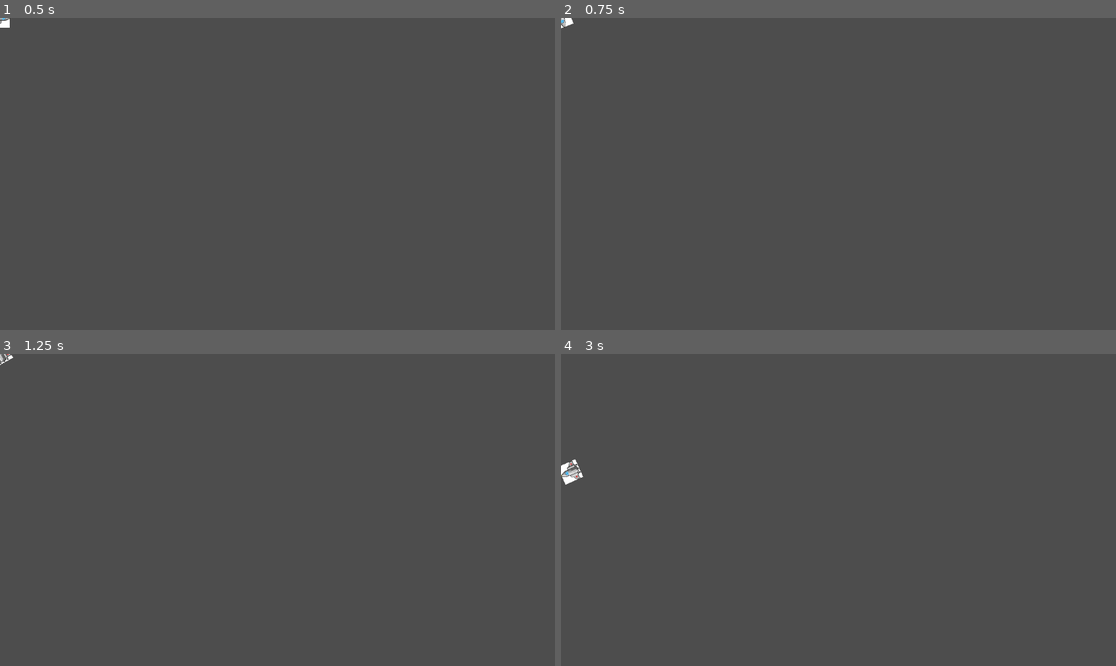
Above: before the commit, frames 1-4 (two rows, left to right).
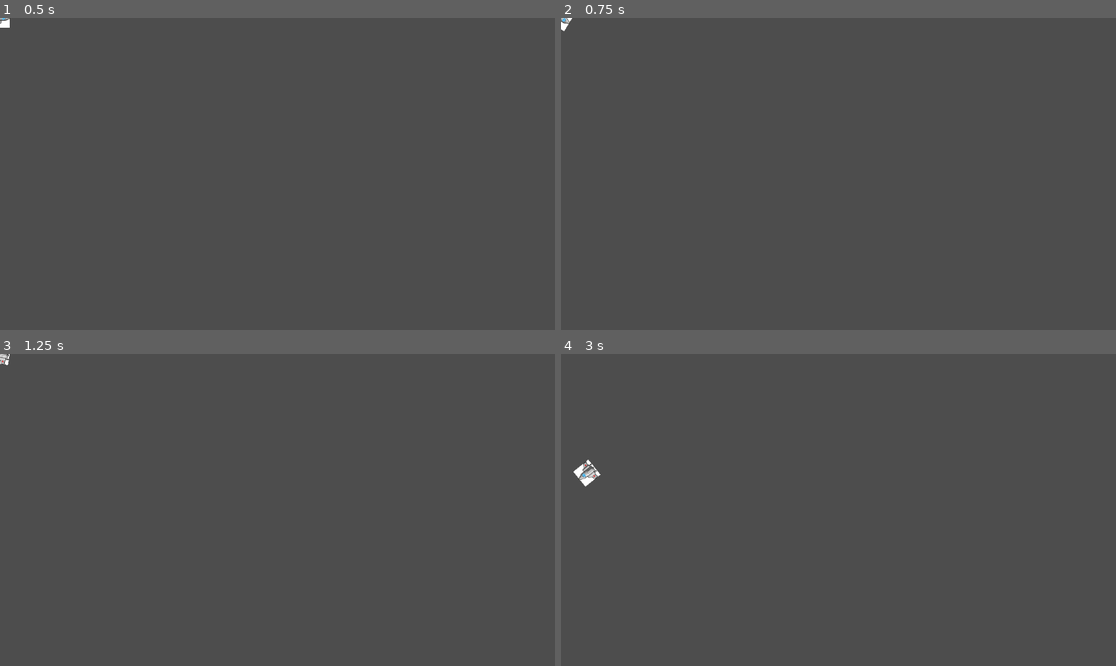
Above: after the commit, the same moments.

Repository: GreatSandwiches/Orbital-Obliteration
Game: Godot game, scene res://player1.tscn
Same seed, same stepped clock (60 frames per second), same inputs: the game is played once before the commit and once after it.
Inputs:
- Up to frame 1 (0.5 s): no input
- Up to frame 2 (0.75 s): tap Enter at 0.5 s; hold Right (ui_right) from 0.53 s (still down)
- Up to frame 3 (1.25 s): keep holding Right (ui_right)
- Up to frame 4 (3 s): release Right (ui_right) at 1.28 s; hold Down (ui_down) 1.28-2.03 s; hold Right (ui_right) 2.03-2.78 s; hold Up (ui_up) from 2.78 s (still down)

Frame 1 is identical in both runs. In frame 2, less than 0.1% of the frame differs, in the area x 0-3%, y 0-5%; in frame 3, less than 0.1%; in frame 4, 0.4%, in the area x 0-8%, y 33-43%.

Commit message:
Update player1.gd

Diff:
--- a/player1.gd
+++ b/player1.gd
@@ -1,24 +1,33 @@
 extends CharacterBody2D
 
 var speed = 10000
+var target_rotation = 0.0
+
 # Called when the node enters the scene tree for the first time.
 func _ready():
 	pass # Replace with function body.
 
-
 # Called every frame. 'delta' is the elapsed time since the previous frame.
 func _process(delta):
+	# Movement input
 	if Input.is_action_pressed("ui_up"):
 		velocity = transform.x * speed * delta
-	if Input.is_action_pressed("ui_down"):
+	elif Input.is_action_pressed("ui_down"):
 		velocity = -transform.x * speed * delta
-	if Input.is_action_pressed("ui_left"):
-		self.rotate(-0.1)
-	if Input.is_action_pressed("ui_right"):
-		self.rotate(0.1)
-	if not Input.is_action_pressed("ui_up") and not Input.is_action_pressed("ui_down"):
+	else:
 		velocity = lerp(velocity, Vector2(0.0, 0.0), 0.005)
 
+	# Rotation input
+	if Input.is_action_pressed("ui_left"):
+		target_rotation -= 0.1
+	elif Input.is_action_pressed("ui_right"):
+		target_rotation += 0.1
+
+	# Smooth rotation using lerp_angle
+	rotation = lerp_angle(rotation, target_rotation, 0.1)
+
+	# Print the current rotation in degrees
 	print(rad_to_deg(rotation))
 
+	# Apply velocity and move the character
 	move_and_slide()
